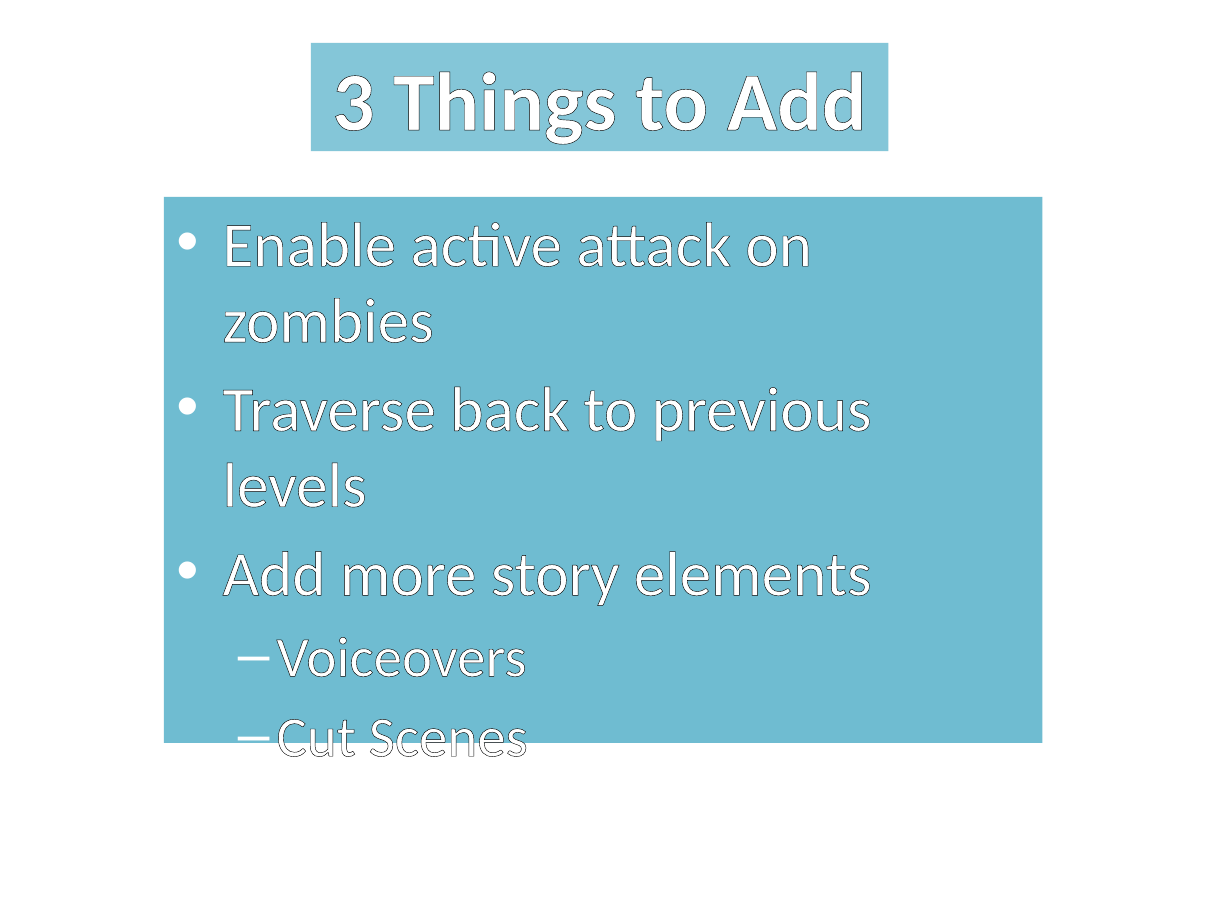
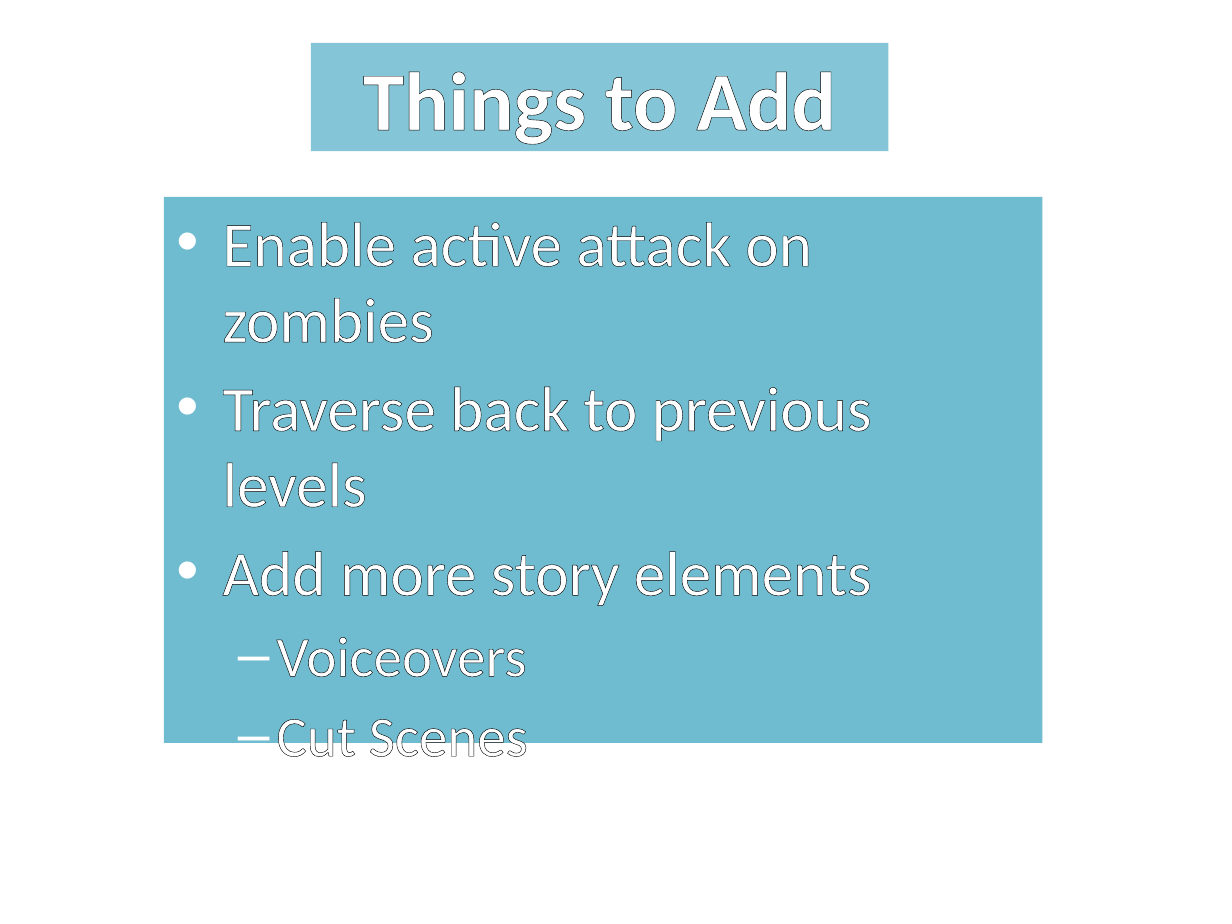
Before and after one commit to elanas/TheCrazySix, a slide deck: slide 7 of docs/Beta.pptx. Drawn at 1232x924 pixels with LibreOffice and Linux fonts; fonts in the diff are those of the drawing; background and template pictures are left out. Boxes give left, top, right and bottom in pixels: in the first picture for what was removed or moved away, otherwise in the second. Text is boxed around its words. In the diff, an @@ line names an element or a change of style, - is before the commit and + after.

```diff
--- a/docs/Beta.pptx
+++ b/docs/Beta.pptx
@@ title at (363,71,835,145): text changed @@
-3 Things to Add
+Things to Add
```
Also in this commit, not shown: 2 other slides changed.
